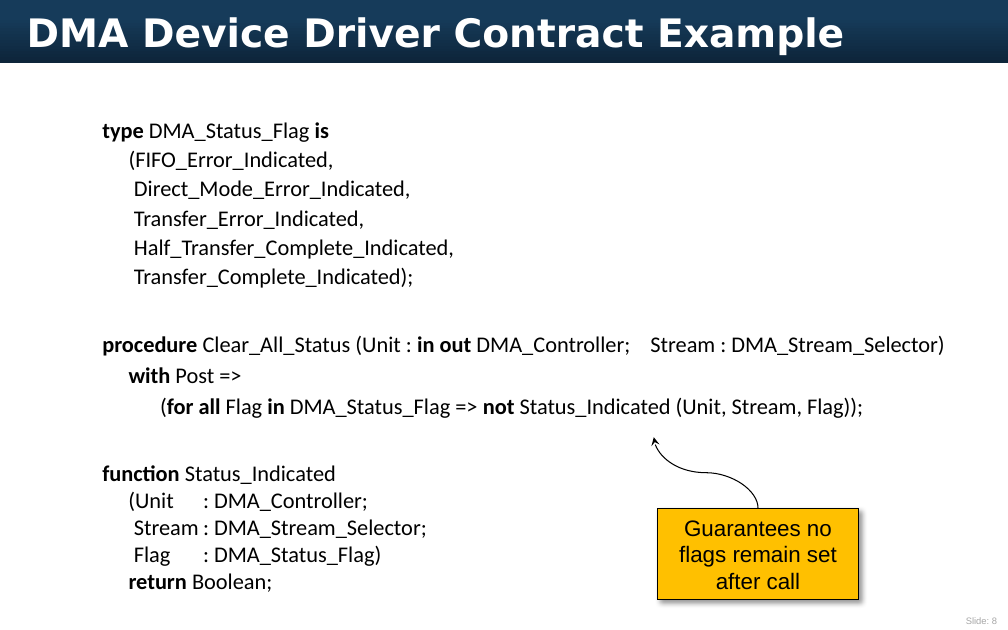
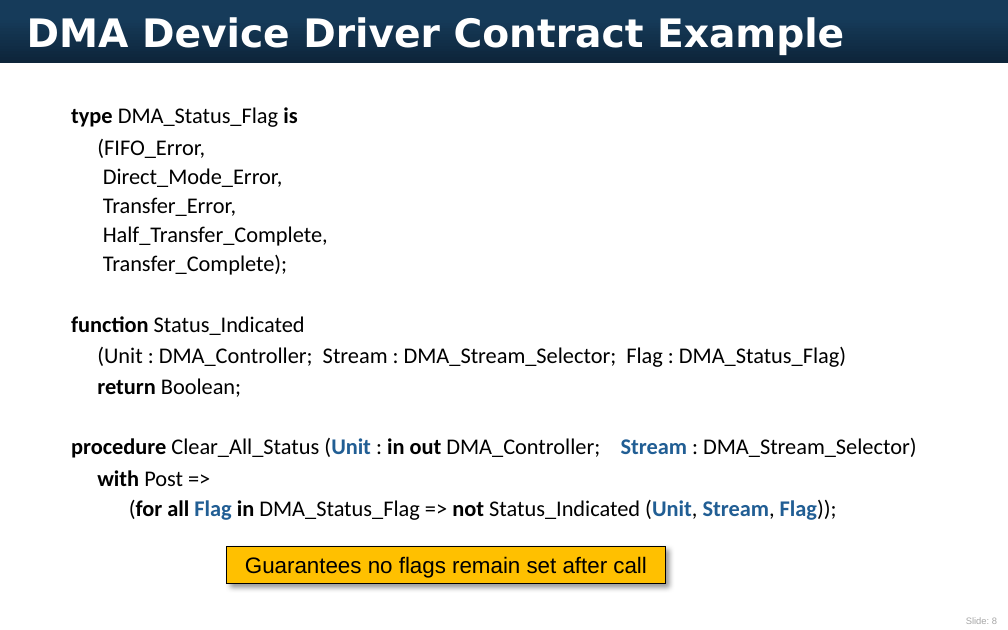
Before and after one commit to AdaCore/spark2014, a slide deck: slide 8 of slides/ARM_TechCon_2015/AdaCore ARM TechCon 2015.pptx. Drawn at 1008x630 pixels with LibreOffice and Linux fonts; fonts in the diff are those of the drawing. Boxes give left, top, right and bottom in pixels: in the first picture for what was removed or moved away, otherwise in the second. Text is boxed around its words. In the diff, an @@ line names an element or a change of style, - is before the commit and + after.

```diff
--- a/slides/ARM_TechCon_2015/AdaCore ARM TechCon 2015.pptx
+++ b/slides/ARM_TechCon_2015/AdaCore ARM TechCon 2015.pptx
@@ text "type DMA_Status_Flag is": place and size @@
-text "type DMA_Status_Flag is" at box(102, 122, 944, 592)
+text "type DMA_Status_Flag is" at box(71, 107, 916, 520)
@@ text at box(71, 139, 846, 397): text changed @@
-(FIFO_Error_Indicated,
-Direct_Mode_Error_Indicated,
-Transfer_Error_Indicated,
-Half_Transfer_Complete_Indicated,
-Transfer_Complete_Indicated);
+(FIFO_Error,
+Direct_Mode_Error,
+Transfer_Error,
+Half_Transfer_Complete,
+Transfer_Complete);
+function Status_Indicated
+(Unit : DMA_Controller; Stream : DMA_Stream_Selector; Flag : DMA_Status_Flag)
+return Boolean;
@@ text at box(71, 438, 916, 520): text colour #000000 to #215E94, bold on in "(Unit Stream", "Flag (Unit, Stream, Flag));"; more space between paragraphs @@
@@ curved arrow removed from (758, 508) to (654, 437) @@
@@ text at box(102, 465, 427, 592): paragraphs removed @@
-function Status_Indicated
-(Unit : DMA_Controller;
-Stream : DMA_Stream_Selector;
-Flag : DMA_Status_Flag)
-return Boolean;
@@ rectangle "Guarantees no flags remain set ...": place and size @@
-rectangle "Guarantees no flags remain set ..." at box(657, 508, 859, 600)
+rectangle "Guarantees no flags remain set ..." at box(227, 546, 665, 584)
```
Also in this commit, not shown: 7 other slides changed, 1 slide added.
